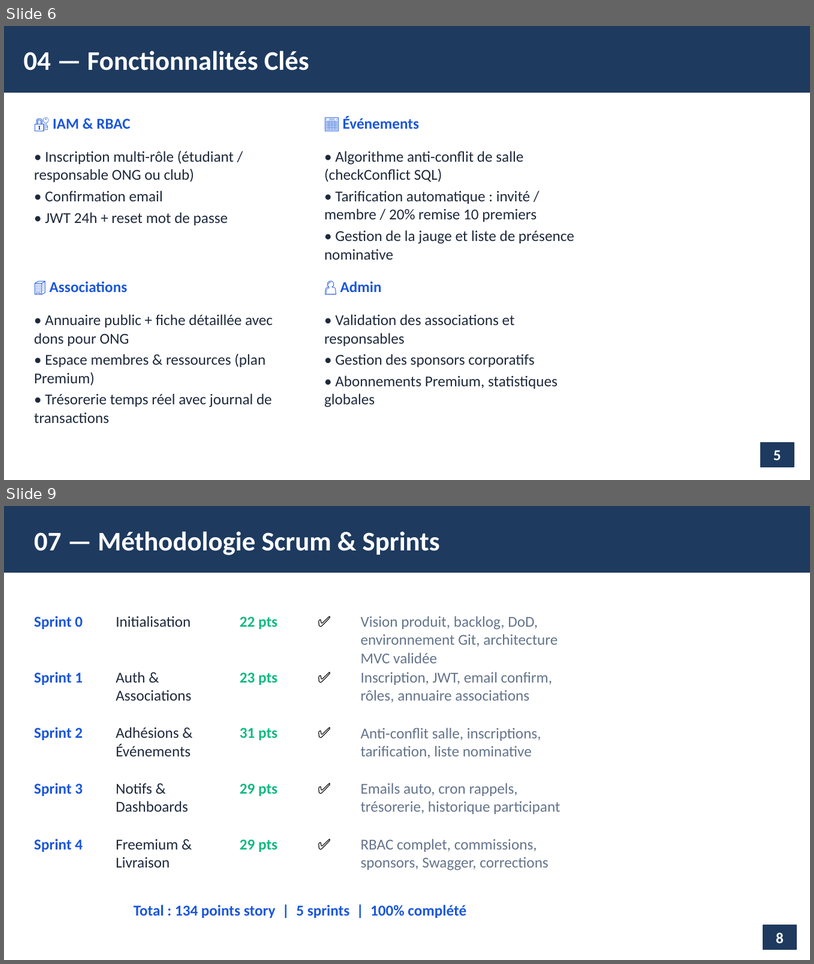
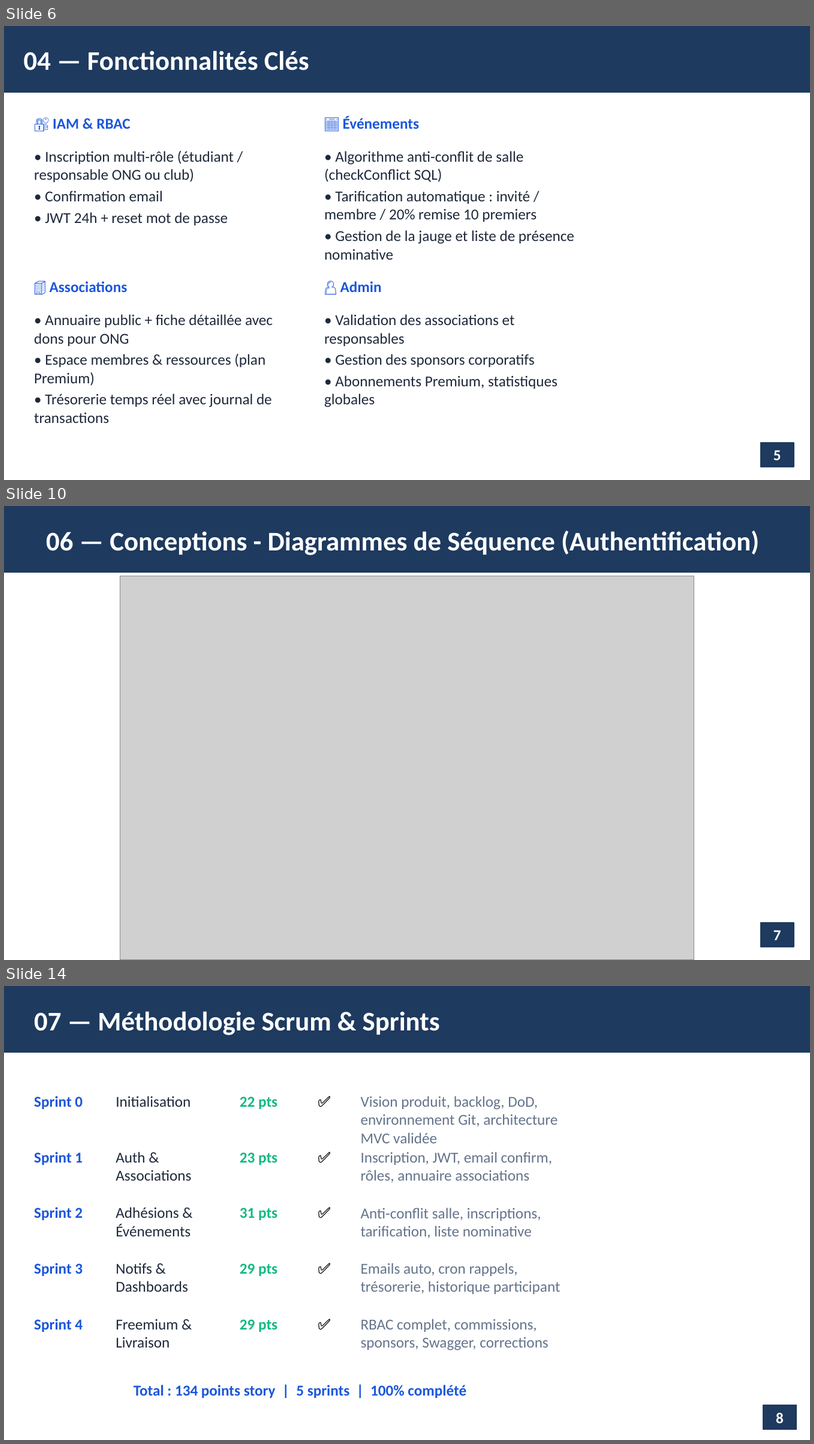
Before and after one commit to saleck24/CampusConnect, a slide deck: doc_campusconnect/CampusConnect_Presentation_Soutenance.pptx. Shown one above the other, each under a label of ours: slides 6 and 9 before the commit, slides 6, 10 and 14 after it; the slides between them are not shown. The pictures are 814x964 and 814x1444 pixels, drawn with LibreOffice and Linux fonts; fonts in the diff are those of the drawing; grey boxes stand for pictures. Boxes give left, top, right and bottom in pixels: in the first picture for what was removed or moved away, otherwise in the second. Text is boxed around its words. In the diff, an @@ line names an element or a change of style, - is before the commit and + after.

```diff
--- a/doc_campusconnect/CampusConnect_Presentation_Soutenance.pptx
+++ b/doc_campusconnect/CampusConnect_Presentation_Soutenance.pptx
@@ slide 10 added at [4,506,810,960], background #FFFFFF @@
@@ rectangle added at [4,506,810,573], fill #1E3A5F, outline #1E3A5F 1 pt @@
@@ text added at [46,531,759,555], 32 pt, text #FFFFFF, bold @@
+06 — Conceptions - Diagrammes de Séquence (Authentification)
@@ picture added at [120,576,694,960] @@
@@ rectangle added at [761,922,795,946], fill #1E3A5F, outline #1E3A5F 1 pt, 18 pt, text #FFFFFF, bold @@
+7
@@ what was slide 9 is now slide 14 @@
```
Also in this commit, not shown: 1 slide changed, 4 other slides added, 2 other files.
